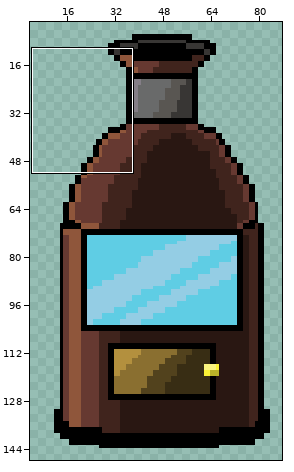
Sprite sheet -- Assets/Sprites/Stations/Forge.png. The picture above shows the old version from afar; the outline marks the close-up.
Close-up. First the earlier version:
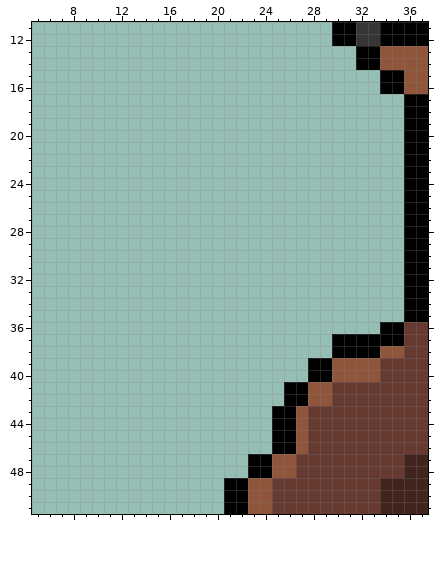
The file is 93x150 pixels. Shown: x 5..37, y 11..51. The old version is drawn lined up with the new one. The wide view leaves out empty margins.
After:
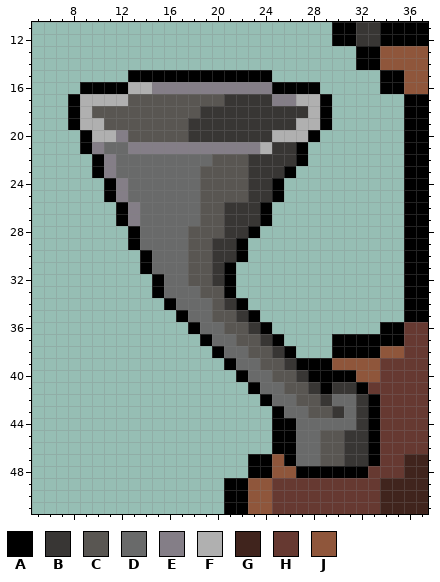
Palette (. is transparent): A #000000  B #383634  C #595652  D #696a6a  E #847e87  F #b0b0b0  G #40241d  H #663931  J #8f563b
Changes in this commit:
whole drawing moved by +0,-6 (the old picture is shown already moved)
Changed rows in their new state; - is an unchanged pixel.
first column x 8:
15 -----AAAAAAAAAAAA---------
16 -AAAAFFEEEEEEEEEEAAAA-----
17 AFFFFCCCCCCCCBBBBEEFFA----
18 AFCCCCCCCCCBBBBBBBBBFA----
19 AFFCCCCCCCBBBBBBBBBFFA----
20 -AFFECCCCCBBBBBBBFFFA-----
21 -AEDDEEEEEEEEEEEFBBA------
22 --AEDDDDDDDDCCCBBBBA------
23 --AEDDDDDDDCCCCBBBA-------
24 ---AEDDDDDDCCCCBBA--------
25 ---AEDDDDDDCCCCBBA--------
26 ----AEDDDDDCCBBBA---------
27 ----AEDDDDDCCBBBA---------
28 -----ADDDDCCCBBA----------
29 -----ADDDDCCBBA-----------
30 ------ADDDCCBBA-----------
31 ------ADDDCCBA------------
32 -------ADDCCBA------------
33 -------ADDDCCA------------
34 --------ADDDCBA-----------
35 ---------ADDCCBA----------
36 ----------ADDCCBA---------
37 -----------ADDCCBA--------
38 ------------ADDCCBA-------
39 -------------ADDCCBA------
40 --------------ADDCCB--AA--
41 ---------------ADDCCBABBA-
42 ----------------ADDCCBDDBA
43 ------------------DDCCBDBA
44 -------------------DDDDDBA
45 -------------------DDCCBBA
46 -------------------DDCCBBA
47 ------------------ADDCCBBA
48 -------------------AAAAAA-
Where, in picture pixels (left, top, right, bottom), the same in both close-ups:
changed: (68, 70, 380, 478)
